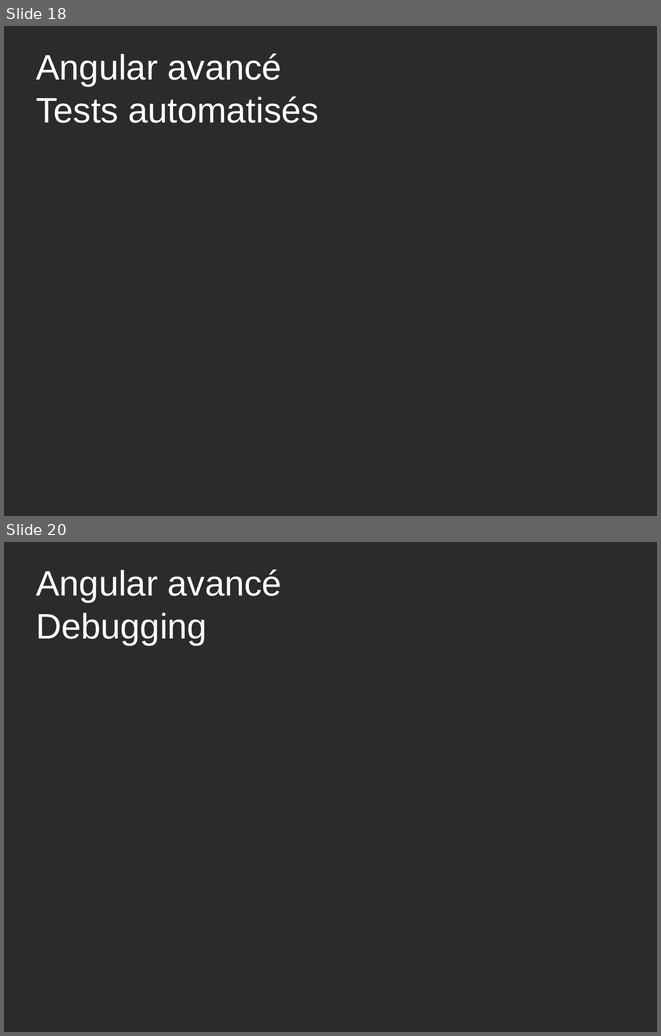
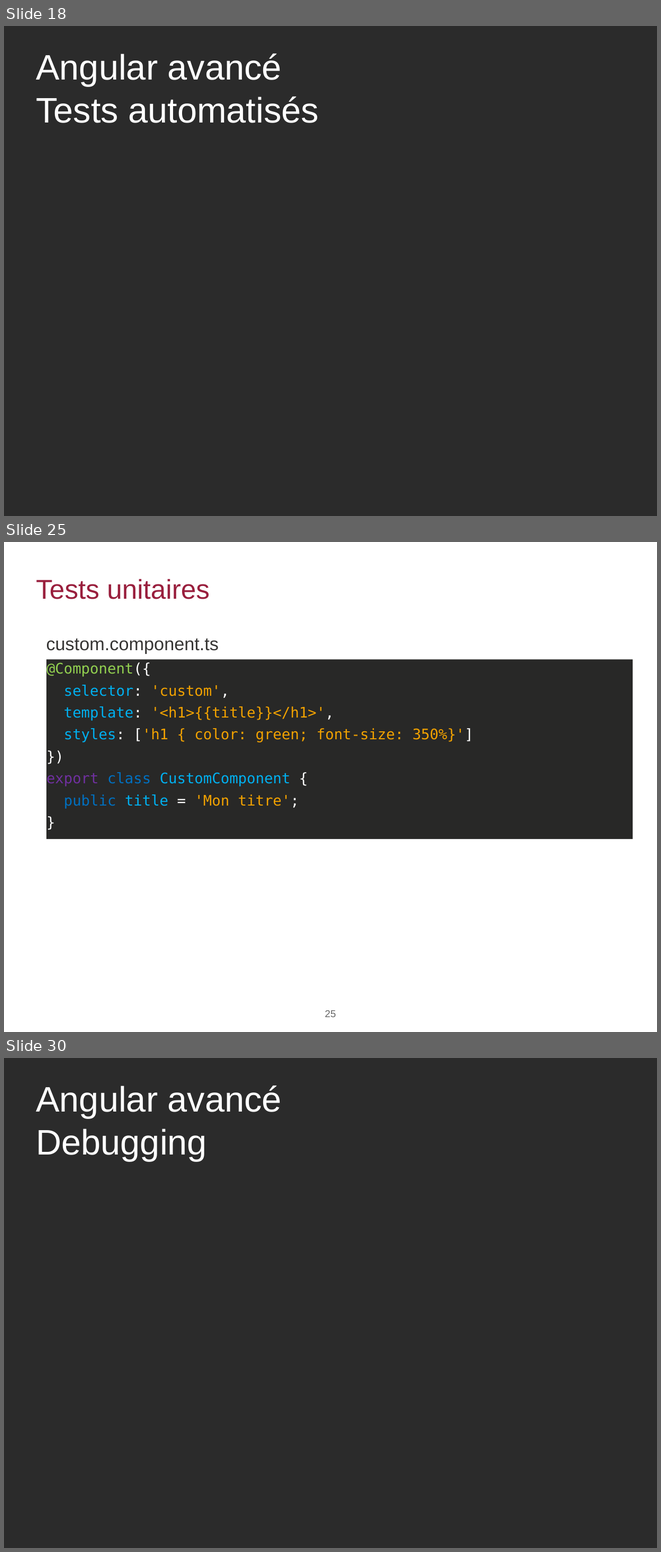
Before and after one commit to agaudichon/CGI-formation-Angular, a slide deck: docs/Formation_Angular_003_Angular-avancé.pptx. Shown one above the other, each under a label of ours: slides 18 and 20 before the commit, slides 18, 25 and 30 after it; the slides between them are not shown. The pictures are 661x1036 and 661x1552 pixels, drawn with LibreOffice and Linux fonts; fonts in the diff are those of the drawing; background and template pictures are left out; a plain dark background stands for a picture behind light text. Boxes give left, top, right and bottom in pixels: in the first picture for what was removed or moved away, otherwise in the second. Text is boxed around its words. In the diff, an @@ line names an element or a change of style, - is before the commit and + after.

```diff
--- a/docs/Formation_Angular_003_Angular-avancé.pptx
+++ b/docs/Formation_Angular_003_Angular-avancé.pptx
@@ slide 25 added at <box>4,542,657,1032</box>, background #FFFFFF @@
@@ title added at <box>36,579,210,599</box>, 30 pt, text #991F3D @@
+Tests unitaires
@@ text added at <box>46,638,219,653</box>, 20 pt, text #363534 @@
+custom.component.ts
@@ rectangle added at <box>46,660,633,839</box>, fill #282827, 16 pt, text #F2A200 @@
+@Component({
+selector: 'custom',
+template: '<h1>{{title}}</h1>',
+styles: ['h1 { color: green; font-size: 350%}']
+})
+export class CustomComponent {
+public title = 'Mon titre';
+}
@@ page number added at <box>325,1010,336,1017</box>, 11 pt, text #666666 @@
+25
@@ what was slide 20 is now slide 30 @@
```
Also in this commit, not shown: 10 other slides added, 1 slide removed, 1 other file.
